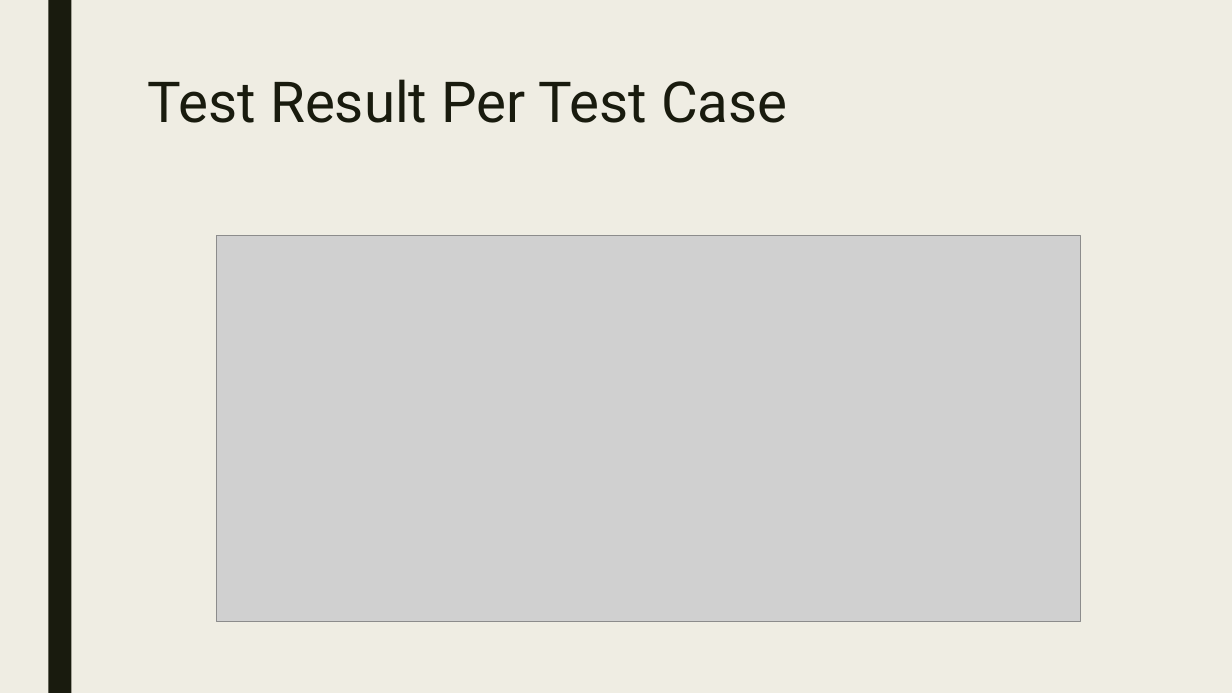
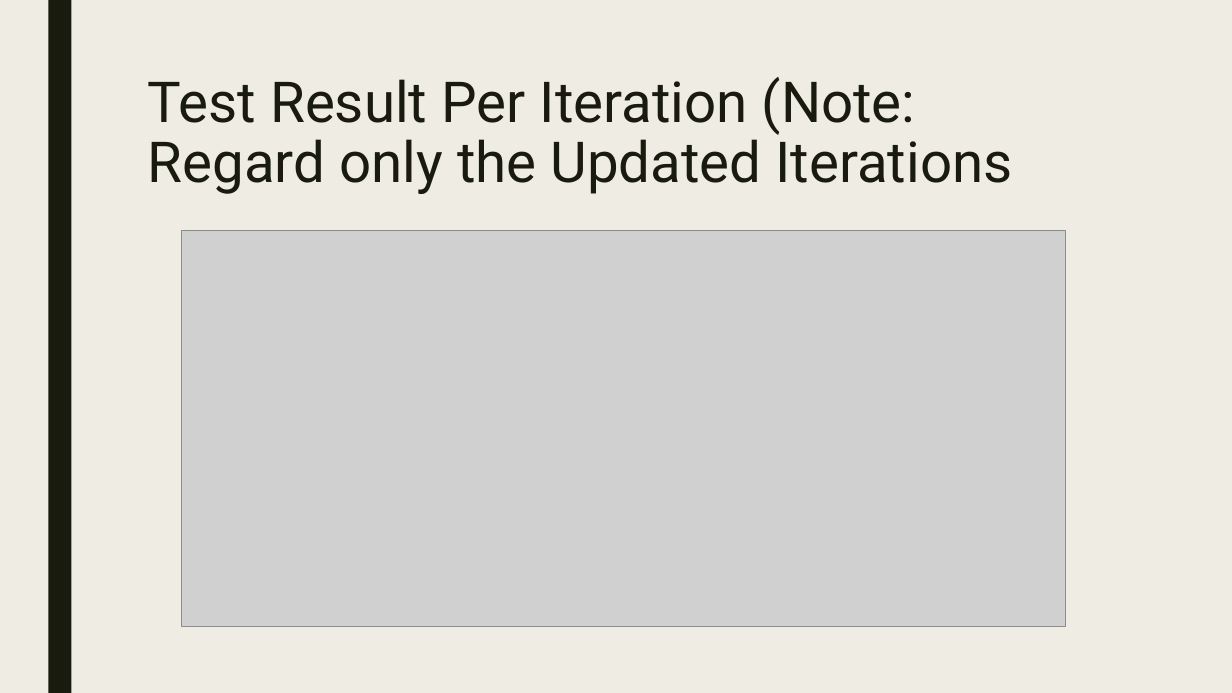
Before and after one commit to asruiz/Quality-Survey-Data-Analysis-System, a slide deck: slide 15 of Documentation/Test Plan/Quality_BrugadaGloriaRoguelRuiz.pptx (slide 12 before the commit). Drawn at 1232x693 pixels with LibreOffice and Linux fonts; fonts in the diff are those of the drawing; grey boxes stand for pictures. Boxes give left, top, right and bottom in pixels: in the first picture for what was removed or moved away, otherwise in the second. Text is boxed around its words. In the diff, an @@ line names an element or a change of style, - is before the commit and + after.

Commit message:
Updated the Quality Test Plan
Changes due to additional test cases and presentation of github commits

```diff
--- a/Documentation/Test Plan/Quality_BrugadaGloriaRoguelRuiz.pptx
+++ b/Documentation/Test Plan/Quality_BrugadaGloriaRoguelRuiz.pptx
@@ title at (148,77,1012,194): text changed @@
-Test Result Per Test Case
+Test Result Per Iteration (Note: Regard only the Updated Iterations
@@ picture: place and size @@
-picture at (216,236,1081,622)
+picture at (181,231,1066,627)
```
Also in this commit, not shown: 5 other slides changed, 5 slides added, 1 slide removed.
